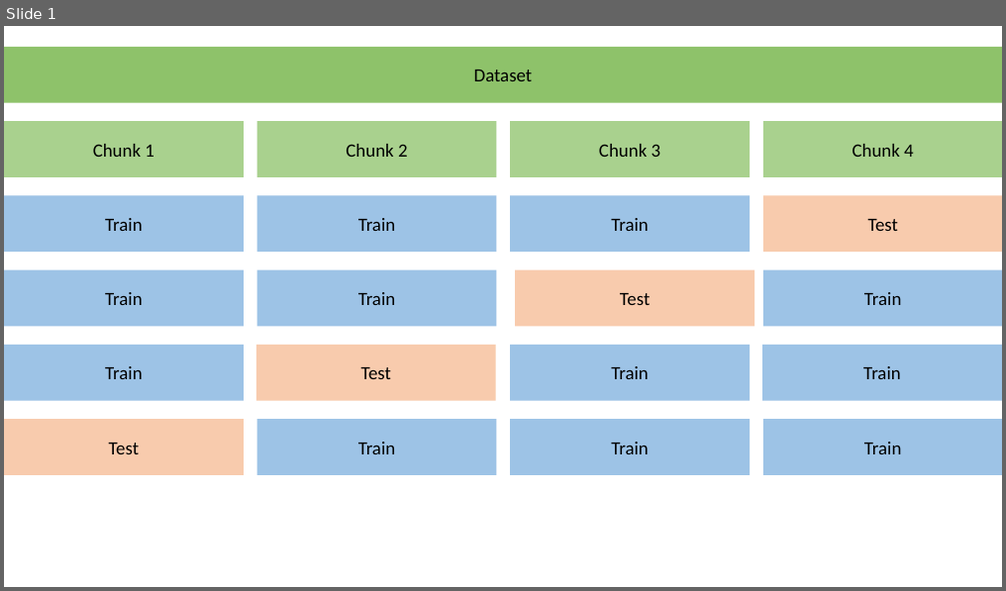
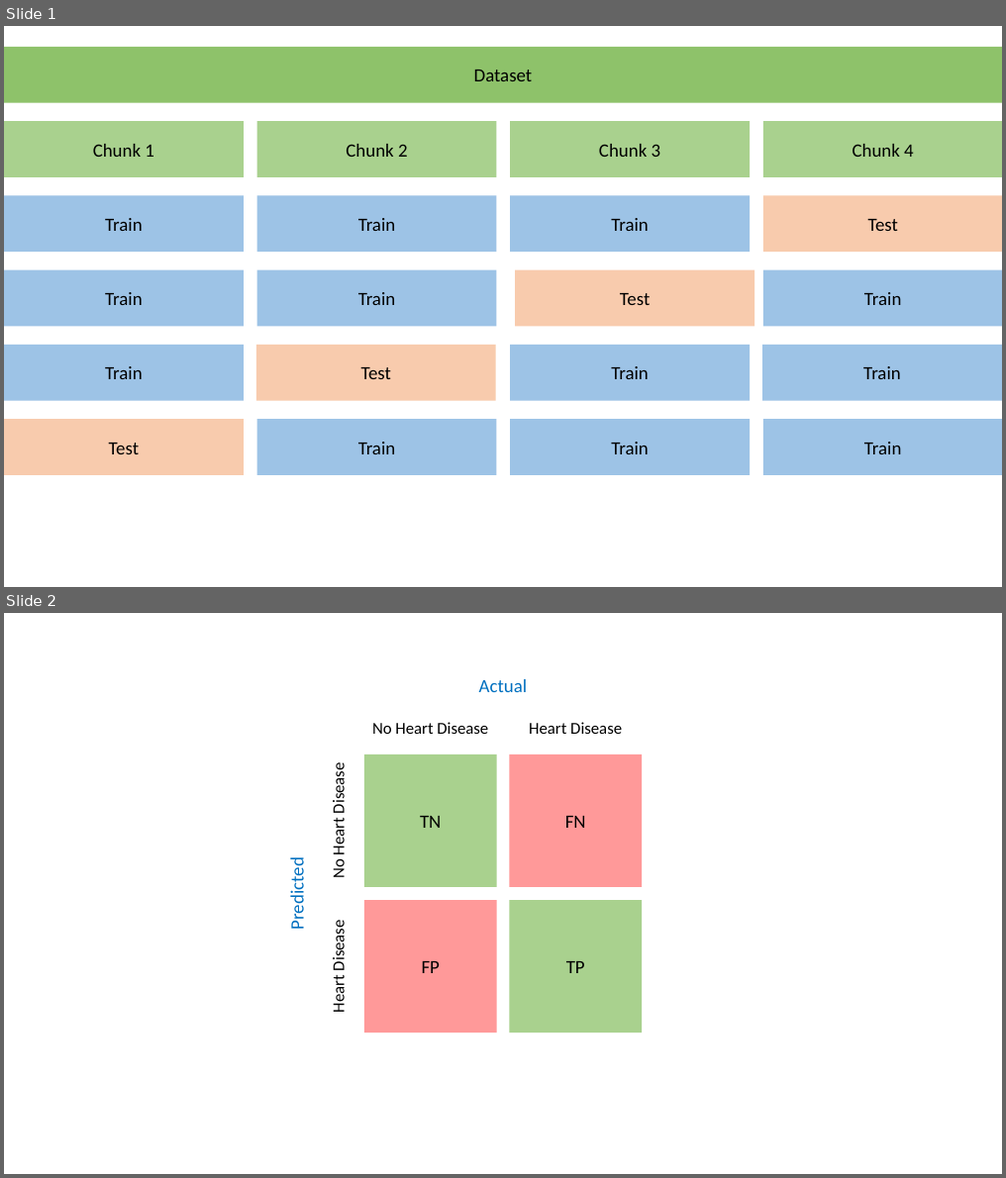
Before and after one commit to AnaliticaComputacional-2023-10/Proyecto2, a slide deck: Reportes/Originales/k fold Cross Validation.pptx. Shown one above the other, each under a label of ours: slide 1 before the commit, slides 1 and 2 after it. The pictures are 1006x591 and 1006x1178 pixels, drawn with LibreOffice and Linux fonts; fonts in the diff are those of the drawing. Boxes give left, top, right and bottom in pixels: in the first picture for what was removed or moved away, otherwise in the second. Text is boxed around its words. In the diff, an @@ line names an element or a change of style, - is before the commit and + after.

```diff
--- a/Reportes/Originales/k fold Cross Validation.pptx
+++ b/Reportes/Originales/k fold Cross Validation.pptx
@@ slide 2 added at (4, 613, 1002, 1174), background #FFFFFF @@
@@ text added at (479, 679, 528, 692), 18 pt, text #0070C0 @@
+Actual
@@ text added at (372, 722, 488, 734), 16 pt, text #000000 @@
+No Heart Disease
@@ text added at (529, 722, 622, 734), 16 pt, text #000000 @@
+Heart Disease
@@ rectangle added at (364, 755, 497, 887), fill #A9D18E, 18 pt, text #000000 @@
+TN
@@ rectangle added at (509, 755, 642, 887), fill #FF9999, 18 pt, text #000000 @@
+FN
@@ text added at (329, 767, 349, 877), 16 pt, text #000000 @@
+No Heart Disease
@@ text added at (286, 864, 309, 928), 18 pt, text #0070C0 @@
+Predicted
@@ rectangle added at (364, 900, 497, 1033), fill #FF9999, 18 pt, text #000000 @@
+FP
@@ rectangle added at (509, 900, 642, 1033), fill #A9D18E, 18 pt, text #000000 @@
+TP
@@ text added at (329, 925, 349, 1012), 16 pt, text #000000 @@
+Heart Disease
```
Also in this commit, not shown: 3 other files.
